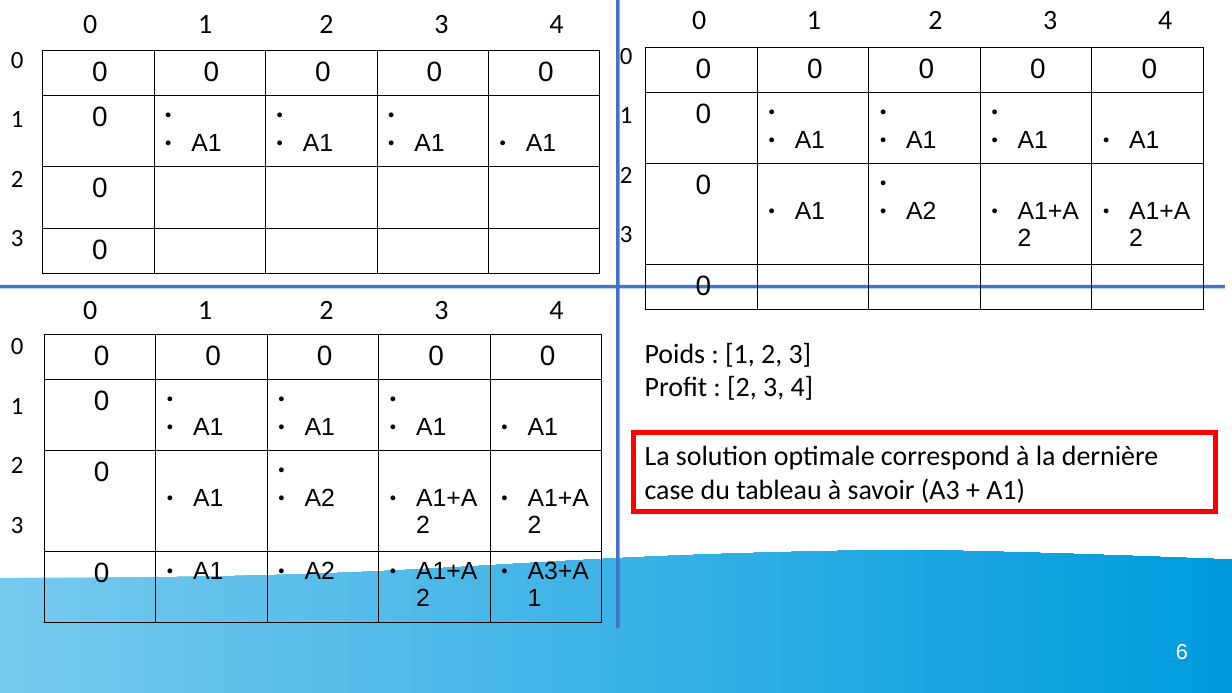
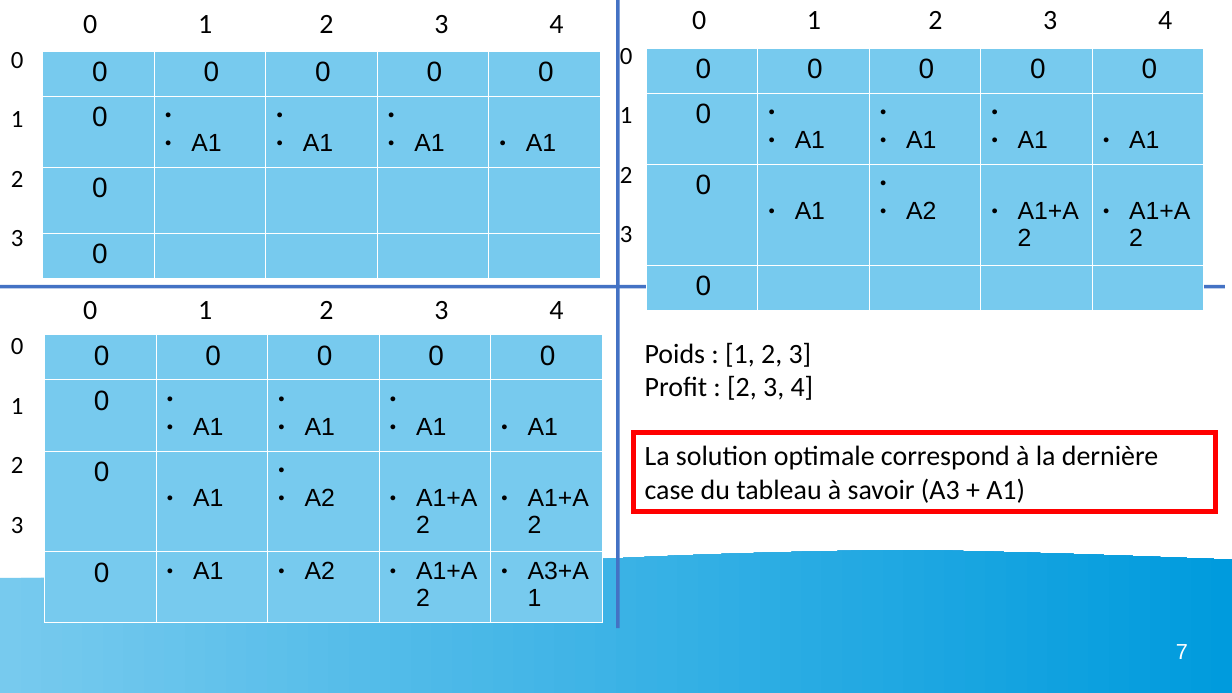
Before and after one commit to matthieu0guim/P7_Matthieu_Guimard, a slide deck: slide 7 of presentation sienna/présentation sienna.odp (slide 6 before the commit). Drawn at 1232x693 pixels with LibreOffice and Linux fonts; fonts in the diff are those of the drawing. Boxes give left, top, right and bottom in pixels: in the first picture for what was removed or moved away, otherwise in the second. Text is boxed around its words. In the diff, an @@ line names an element or a change of style, - is before the commit and + after.

```diff
--- a/presentation sienna/présentation sienna.odp
+++ b/presentation sienna/présentation sienna.odp
@@ table at (42,50,601,370) @@
@@ fill none to #77CAEE in 12 cells @@
@@ borders changed @@
@@ table at (646,48,1205,310) @@
@@ fill none to #77CAEE in 16 cells @@
@@ borders changed @@
@@ table at (45,334,604,622) @@
@@ fill none to #77CAEE in 20 cells @@
@@ borders changed @@
@@ page number at (1176,644,1188,659): text changed @@
-6
+7
```
Also in this commit, not shown: 1 other slide changed, 1 slide added, 1 other file.
